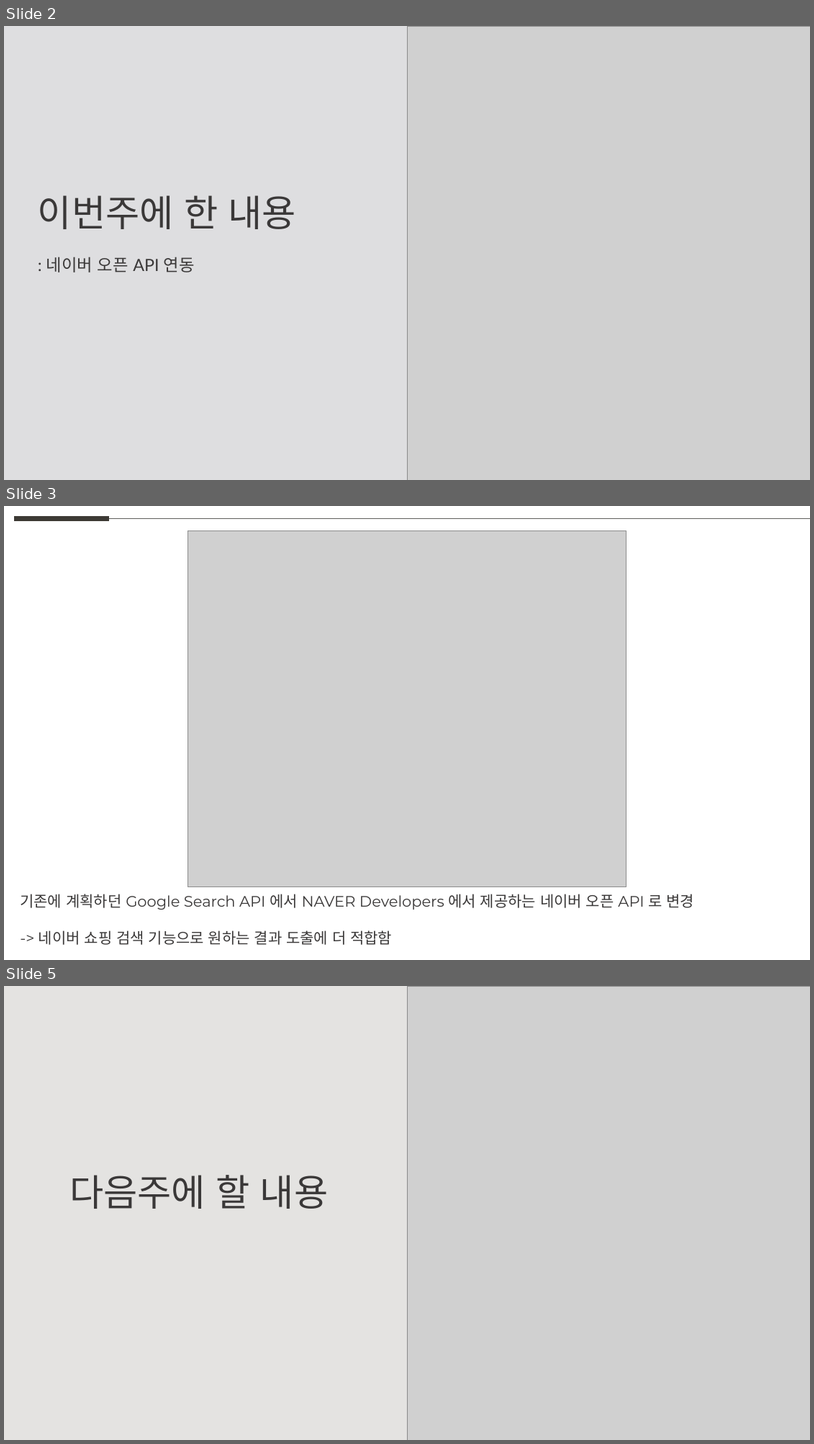
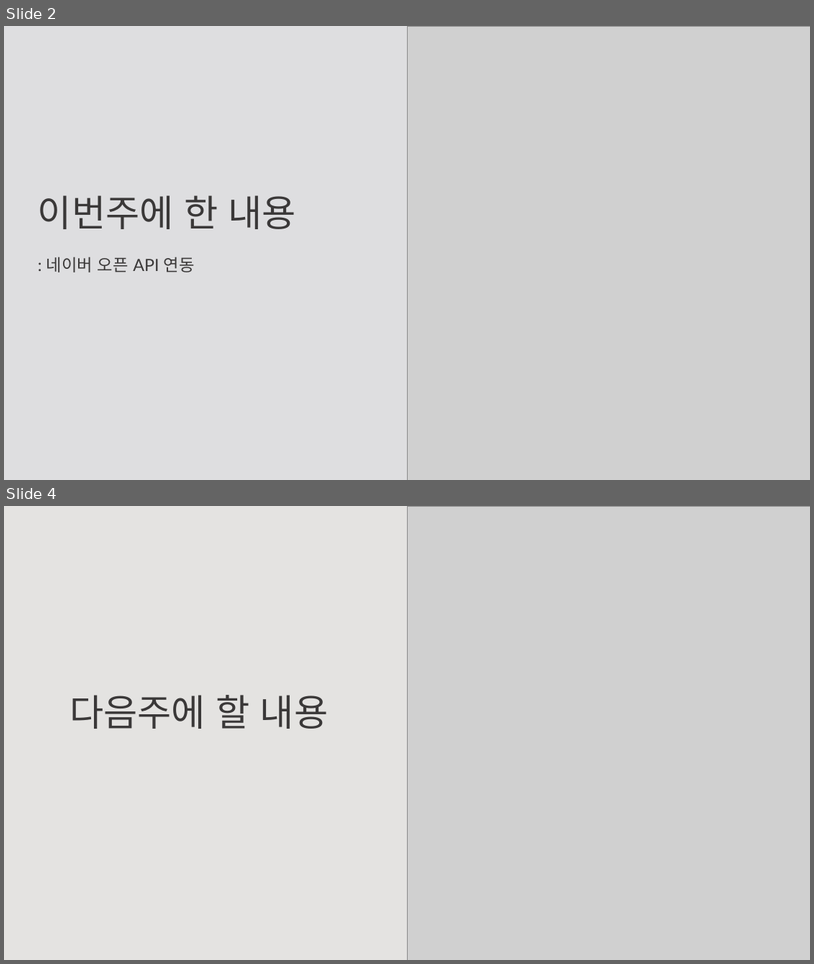
Before and after one commit to weaknessHero/Project_AvatarS, a slide deck: 발표자료/업데이트/LJJppt.pptx. Shown one above the other, each under a label of ours: slides 2, 3 and 5 before the commit, slides 2 and 4 after it; the slides between them are not shown. The pictures are 814x1444 and 814x964 pixels, drawn with LibreOffice and Linux fonts; fonts in the diff are those of the drawing; grey boxes stand for pictures. Boxes give left, top, right and bottom in pixels: in the first picture for what was removed or moved away, otherwise in the second. Text is boxed around its words. In the diff, an @@ line names an element or a change of style, - is before the commit and + after.

```diff
--- a/발표자료/업데이트/LJJppt.pptx
+++ b/발표자료/업데이트/LJJppt.pptx
@@ slide 3 removed at [4, 506, 810, 960], background #FFFFFF @@
@@ line removed from (14, 519) to (109, 519) @@
@@ line removed from (109, 519) to (810, 519) @@
@@ picture removed at [188, 530, 627, 887] @@
@@ text removed at [20, 893, 694, 944] @@
-기존에 계획하던 Google Search API 에서 NAVER Developers 에서 제공하는 네이버 오픈 API 로 변경
--> 네이버 쇼핑 검색 기능으로 원하는 결과 도출에 더 적합함
@@ what was slide 5 is now slide 4 @@
```
Also in this commit, not shown: 1 slide added, 1 other slide removed.
